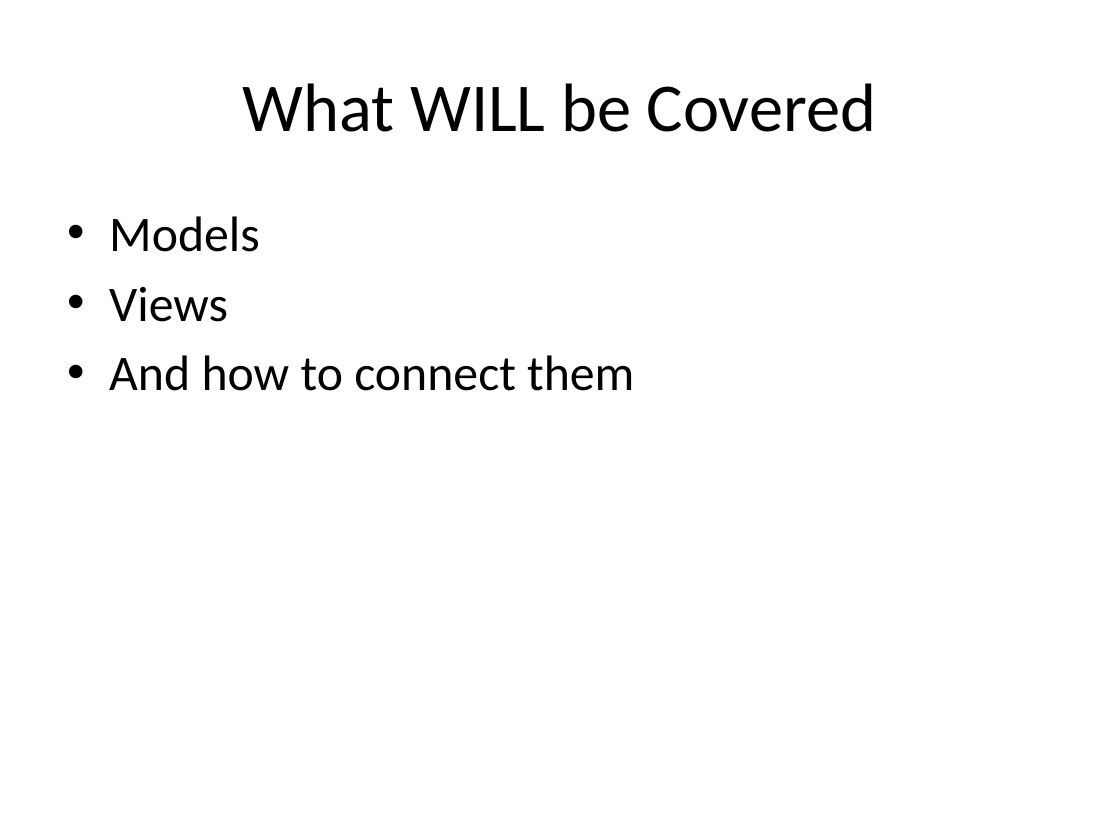
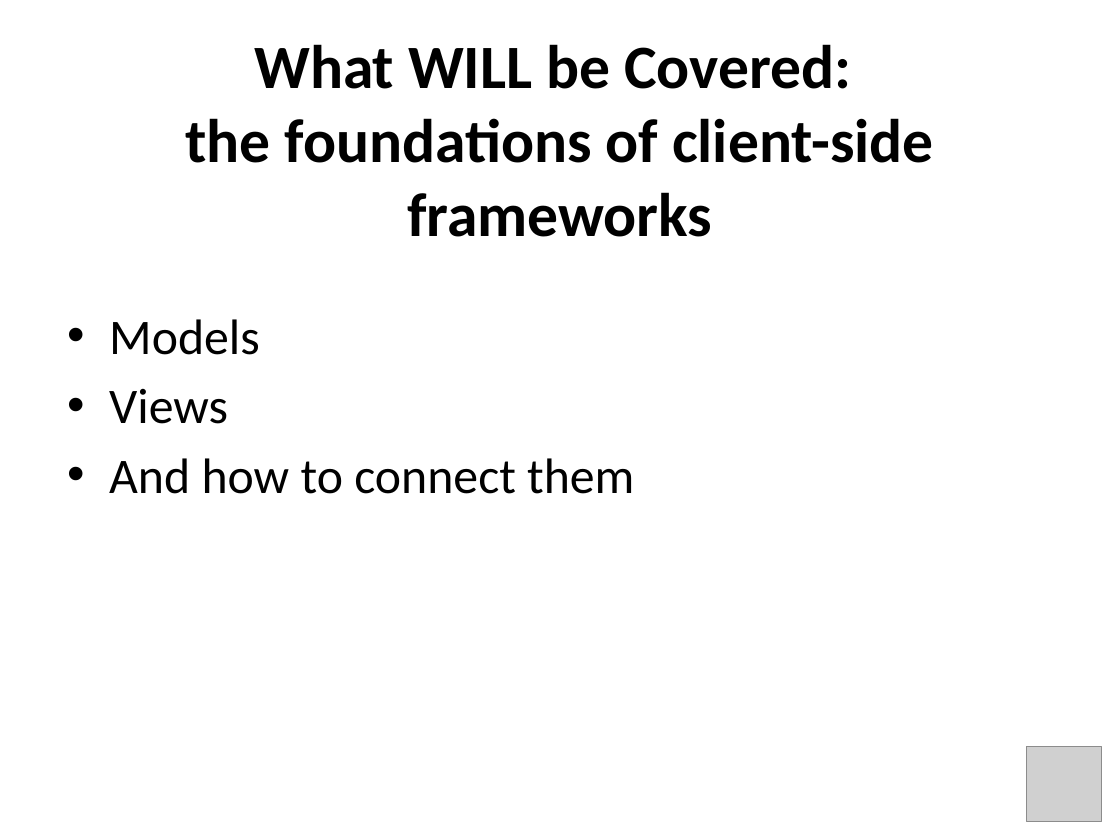
Before and after one commit to jkoynok/TechFest.BackBone, a slide deck: slide 3 of TechFest.Backbone/tf.backbone.pptx (slide 8 before the commit). Drawn at 1120x840 pixels with LibreOffice and Linux fonts; fonts in the diff are those of the drawing; grey boxes stand for pictures. Boxes give left, top, right and bottom in pixels: in the first picture for what was removed or moved away, otherwise in the second. Text is boxed around its words. In the diff, an @@ line names an element or a change of style, - is before the commit and + after.

```diff
--- a/TechFest.Backbone/tf.backbone.pptx
+++ b/TechFest.Backbone/tf.backbone.pptx
@@ title at [185, 44, 934, 237]: text changed; size 44 to 39.6 pt; bold on @@
-What WILL be Covered
+What WILL be Covered:
+the foundations of client-side frameworks
@@ text "Models": place and size @@
-text "Models" at [109, 216, 634, 391]
+text "Models" at [109, 319, 634, 494]
@@ picture added at [1027, 747, 1102, 822] @@
```
Also in this commit, not shown: 9 other slides changed, 5 slides added, 3 slides removed, 7 other files.
